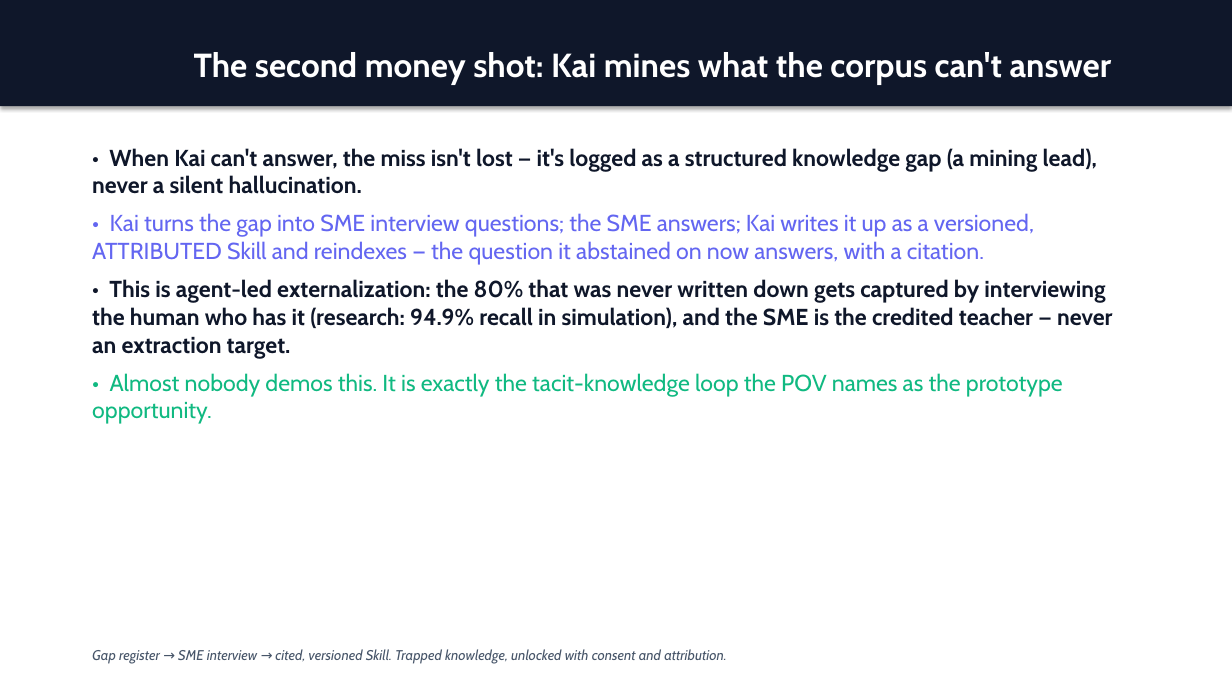
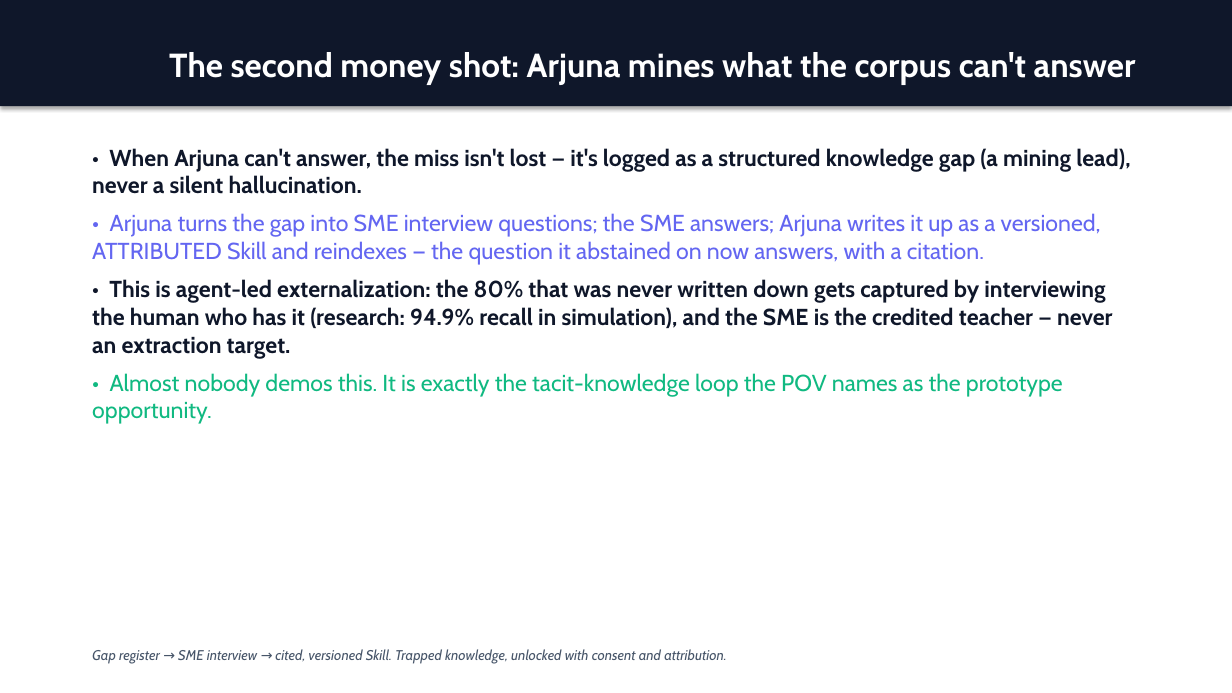
Before and after one commit to vijayarajks639-afk/day_9x, a slide deck: slide 7 of day_9x_stakeholder_deck.pptx. Drawn at 1232x693 pixels with LibreOffice and Linux fonts; fonts in the diff are those of the drawing. Boxes give left, top, right and bottom in pixels: in the first picture for what was removed or moved away, otherwise in the second. Text is boxed around its words. In the diff, an @@ line names an element or a change of style, - is before the commit and + after.

```diff
--- a/day_9x_stakeholder_deck.pptx
+++ b/day_9x_stakeholder_deck.pptx
@@ text in rectangle at bbox=[169, 52, 1136, 85]: text changed @@
-The second money shot: Kai mines what the corpus can't answer
+The second money shot: Arjuna mines what the corpus can't answer
@@ text at bbox=[92, 148, 1130, 265]: text changed @@
-• When Kai can't answer, the miss isn't lost — it's logged as a structured knowledge gap (a mining lead), never a silent hallucination.
-• Kai turns the gap into SME interview questions; the SME answers; Kai writes it up as a versioned, ATTRIBUTED Skill and reindexes — the question it abstained on now answers, with a citation.
+• When Arjuna can't answer, the miss isn't lost — it's logged as a structured knowledge gap (a mining lead), never a silent hallucination.
+• Arjuna turns the gap into SME interview questions; the SME answers; Arjuna writes it up as a versioned, ATTRIBUTED Skill and reindexes — the question it abstained on now answers, with a citation.
```
Also in this commit, not shown: 2 other slides changed, 20 other files.
